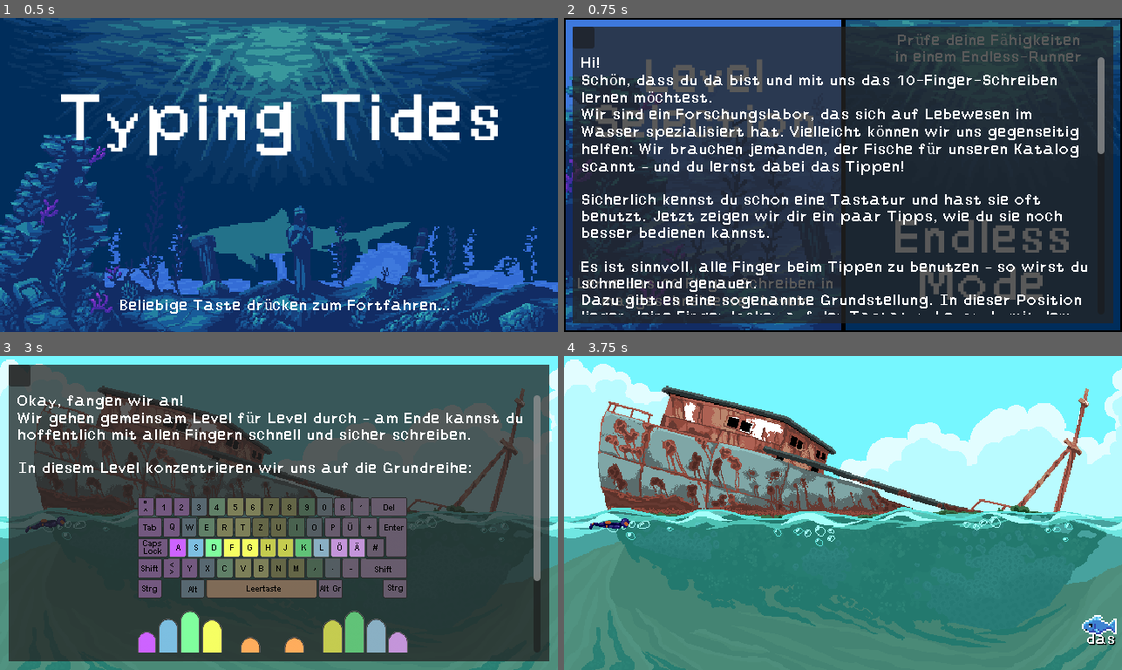
Above: before the commit, frames 1-4 (two rows, left to right).
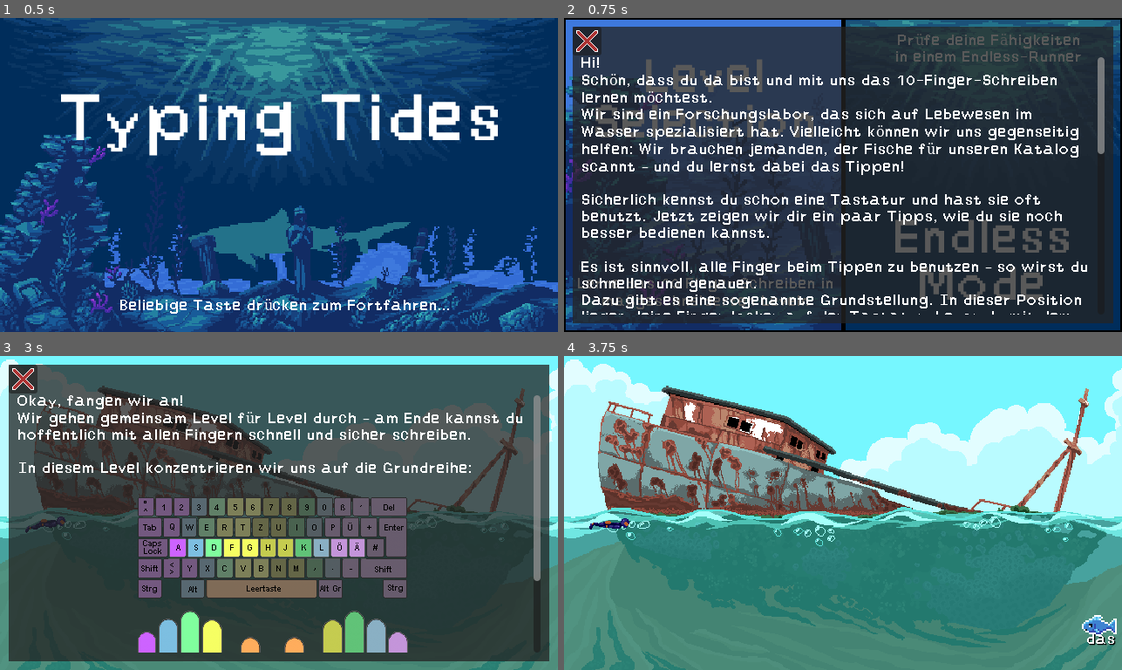
Above: after the commit, the same moments.

Repository: lehmius/typing-tides
Game: Godot game, scene res://scenes/game.tscn
Two runs of this game, one before a commit and one after it. Both use one fixed random seed, a clock stepped at 60 frames per second and the inputs below. The engine's default icon, where the game draws it, is replaced by a stand-in: a white triangle on a blue panel in a dark square.
Inputs (mouse positions are in pixels of both pictures, inside the frame that each line leads up to; where the layout moved, square brackets give the same spot in the first picture):
- Up to frame 1 (0.5 s): no input
- Up to frame 2 (0.75 s): tap Enter at 0.5 s; move the mouse to (965, 159) at 0.52 s; click (965, 159) at 0.67 s
- Up to frame 3 (3 s): click (22, 377) [22, 374] at 1.25 s; tap Space at 2 s; move the mouse to (167, 528) at 2.02 s; click (167, 528) at 2.17 s; click (78, 434) at 2.75 s
- Up to frame 4 (3.75 s): click (586, 377) [586, 374] at 3.5 s

Frame 1 is identical in both runs. In frame 2, 0.3% of the frame differs, in the area x 1-7%, y 2-12%; in frame 3, 0.3%; in frame 4, nothing differs.

Commit message:
Added a texture to the popup close button.

Diff:
--- a/scenes/popup.tscn
+++ b/scenes/popup.tscn
@@ -1,6 +1,7 @@
-[gd_scene load_steps=4 format=3 uid="uid://bkb2d7senllgm"]
+[gd_scene load_steps=5 format=3 uid="uid://bkb2d7senllgm"]
 
 [ext_resource type="Script" uid="uid://cikus2vrw26ci" path="res://scripts/popup.gd" id="1_4ebxx"]
+[ext_resource type="Texture2D" uid="uid://usv1sjsmbp53" path="res://assets/levels/menu_screens/cross.png" id="2_gxv0h"]
 [ext_resource type="PackedScene" uid="uid://eks7rlb74et5" path="res://scenes/pause_component.tscn" id="3_gxv0h"]
 
 [sub_resource type="StyleBoxFlat" id="StyleBoxFlat_cpc1a"]
@@ -32,6 +33,7 @@
 anchors_preset = -1
 offset_right = 25.0
 offset_bottom = 25.0
+icon = ExtResource("2_gxv0h")
 
 [node name="PauseComponent" parent="." instance=ExtResource("3_gxv0h")]
 
Binary file added: assets/levels/menu_screens/cross.png
Not shown, added: assets/levels/menu_screens/cross.png.import
